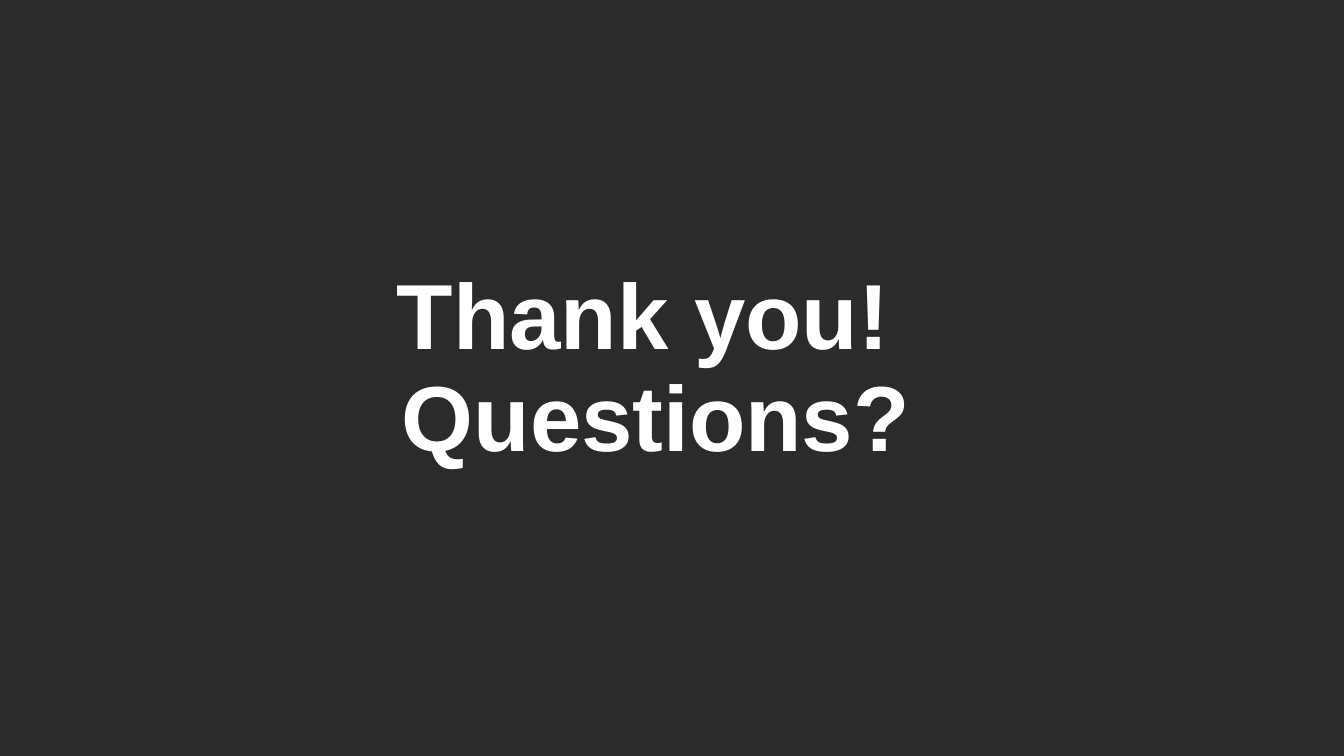
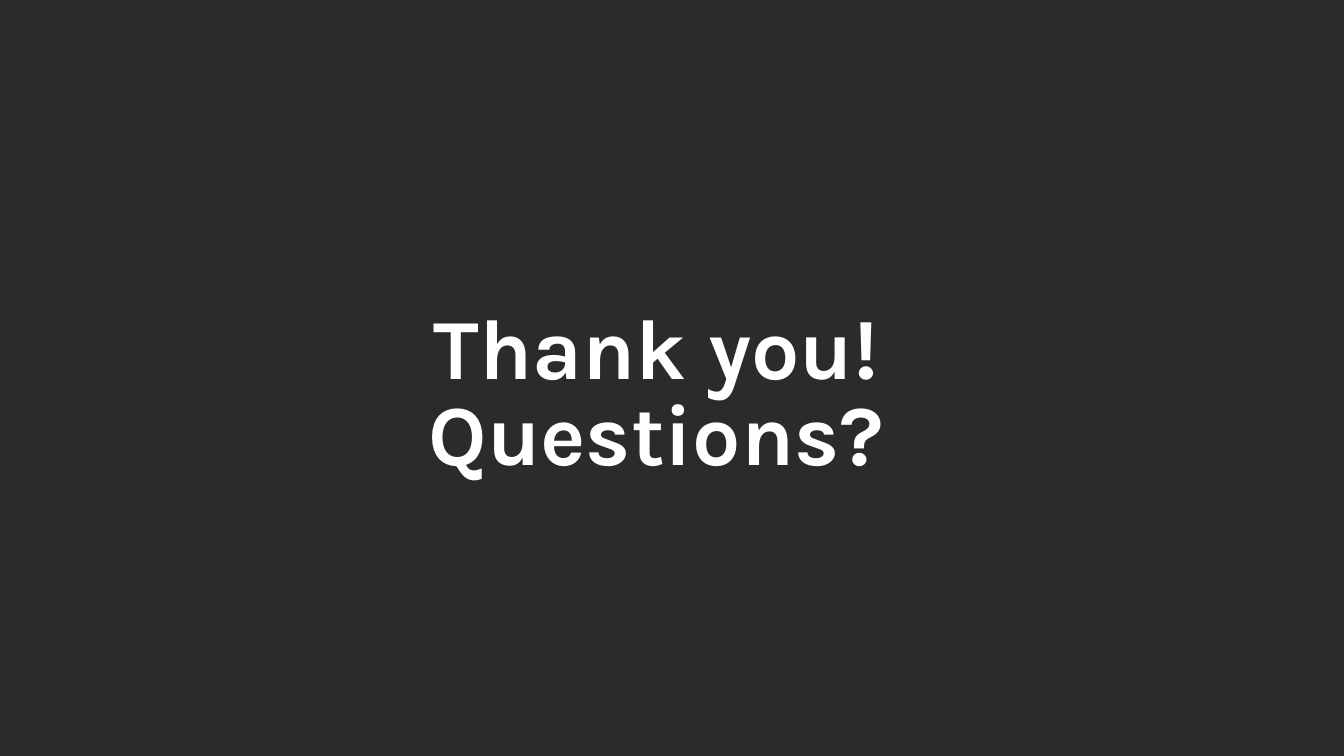
Before and after one commit to AntoineSoetewey/Beamm.Conf26, a slide deck: slide 22 of Slides_AntoineSoetewey_Beamm.Conf26.pptx (slide 3 before the commit). Drawn at 1344x756 pixels with LibreOffice and Linux fonts; fonts in the diff are those of the drawing; background and template pictures are left out; a plain dark background stands for a picture behind light text. Boxes give left, top, right and bottom in pixels: in the first picture for what was removed or moved away, otherwise in the second. Text is boxed around its words. In the diff, an @@ line names an element or a change of style, - is before the commit and + after.

```diff
--- a/Slides_AntoineSoetewey_Beamm.Conf26.pptx
+++ b/Slides_AntoineSoetewey_Beamm.Conf26.pptx
@@ text "Thank you!": place and size @@
-text "Thank you!" at [397,282,910,468]
+text "Thank you!" at [428,320,883,481]
@@ text "Thank you!" at [428,320,883,481]: size 66 to 61 pt, font Arial to Karla; line spacing 0.8 to 0.7 @@
```
Also in this commit, not shown: 1 other slide changed, 26 slides added, 1 slide removed.
